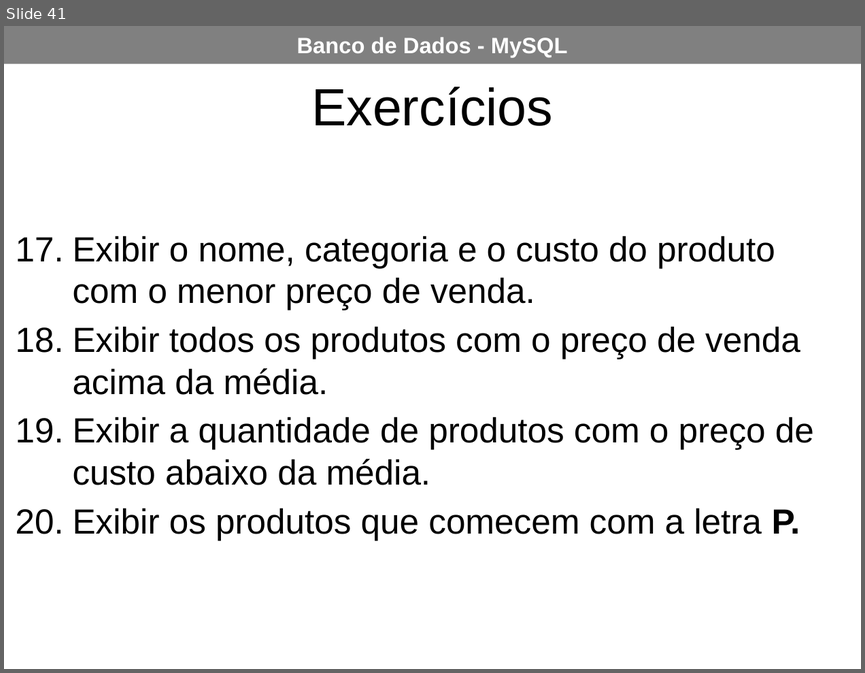
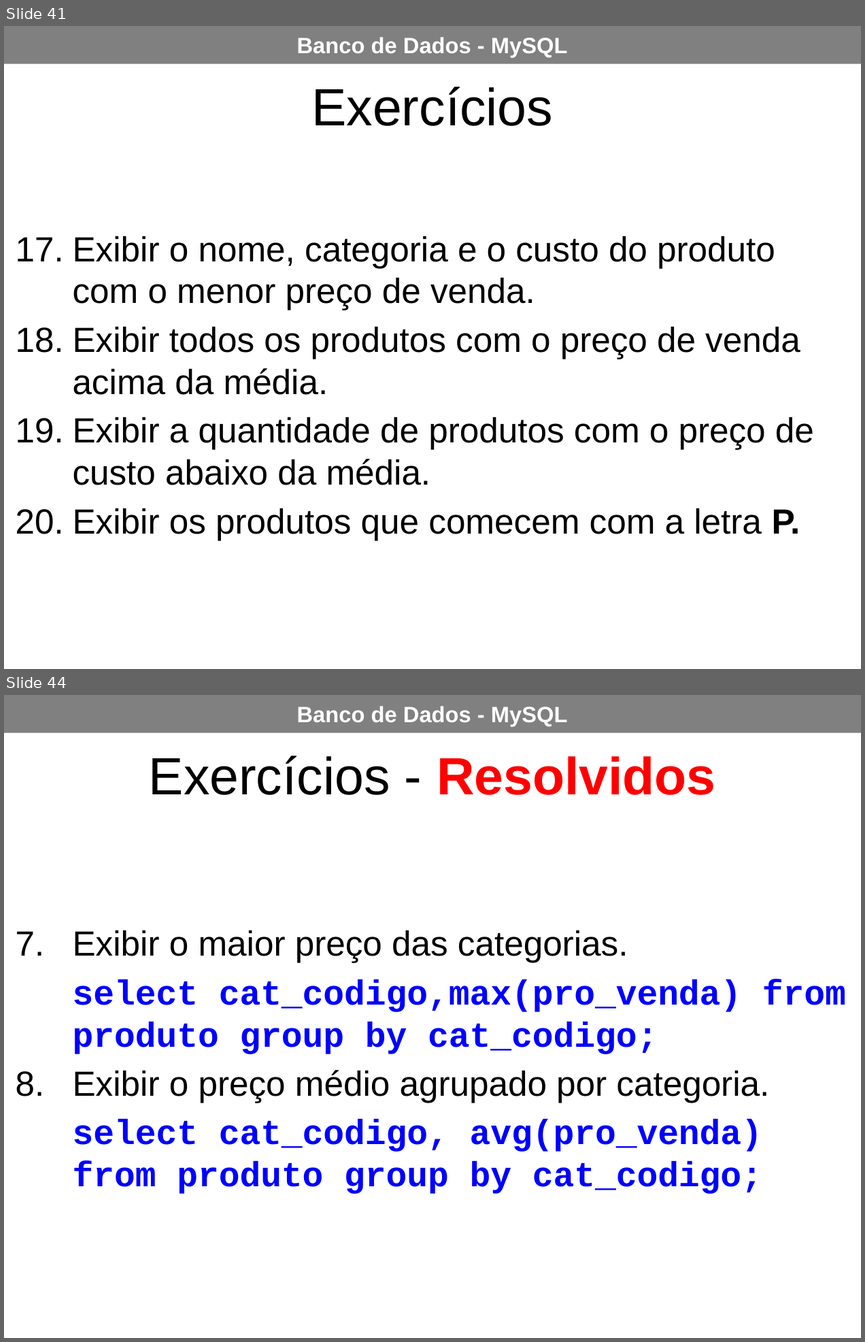
Before and after one commit to AlessandroEtec/2_ETIM_TLBDII, a slide deck: Sistema de Vendas MySQL.pptx. Shown one above the other, each under a label of ours: slide 41 before the commit, slides 41 and 44 after it; the slides between them are not shown. The pictures are 865x673 and 865x1342 pixels, drawn with LibreOffice and Linux fonts; fonts in the diff are those of the drawing. Boxes give left, top, right and bottom in pixels: in the first picture for what was removed or moved away, otherwise in the second. Text is boxed around its words. In the diff, an @@ line names an element or a change of style, - is before the commit and + after.

```diff
--- a/Sistema de Vendas MySQL.pptx
+++ b/Sistema de Vendas MySQL.pptx
@@ slide 44 added at <box>4,695,861,1338</box>, background #FFFFFF; not listed: 1 template element that a slide beside it also shows @@
@@ text added at <box>149,756,715,795</box>, 33 pt, text #000000 @@
+Exercícios - Resolvidos
@@ text added at <box>73,930,846,1193</box>, 22 pt, text #0000FF, bold @@
+7. Exibir o maior preço das categorias.
+  select cat_codigo,max(pro_venda) from produto group by cat_codigo;
+8. Exibir o preço médio agrupado por categoria.
+  select cat_codigo, avg(pro_venda) from produto group by cat_codigo;
```
Also in this commit, not shown: 1 slide changed, 3 other slides added.
